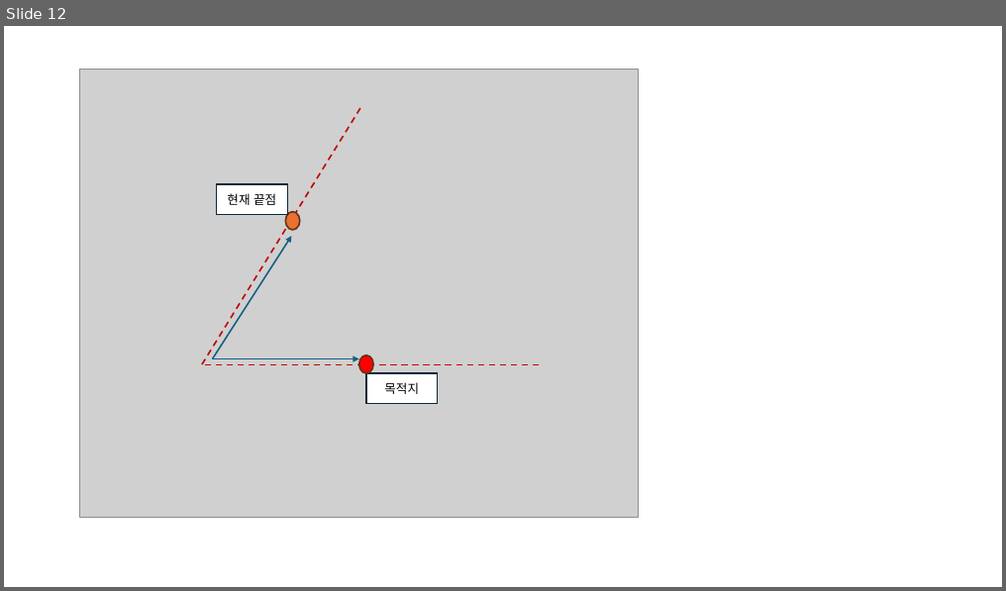
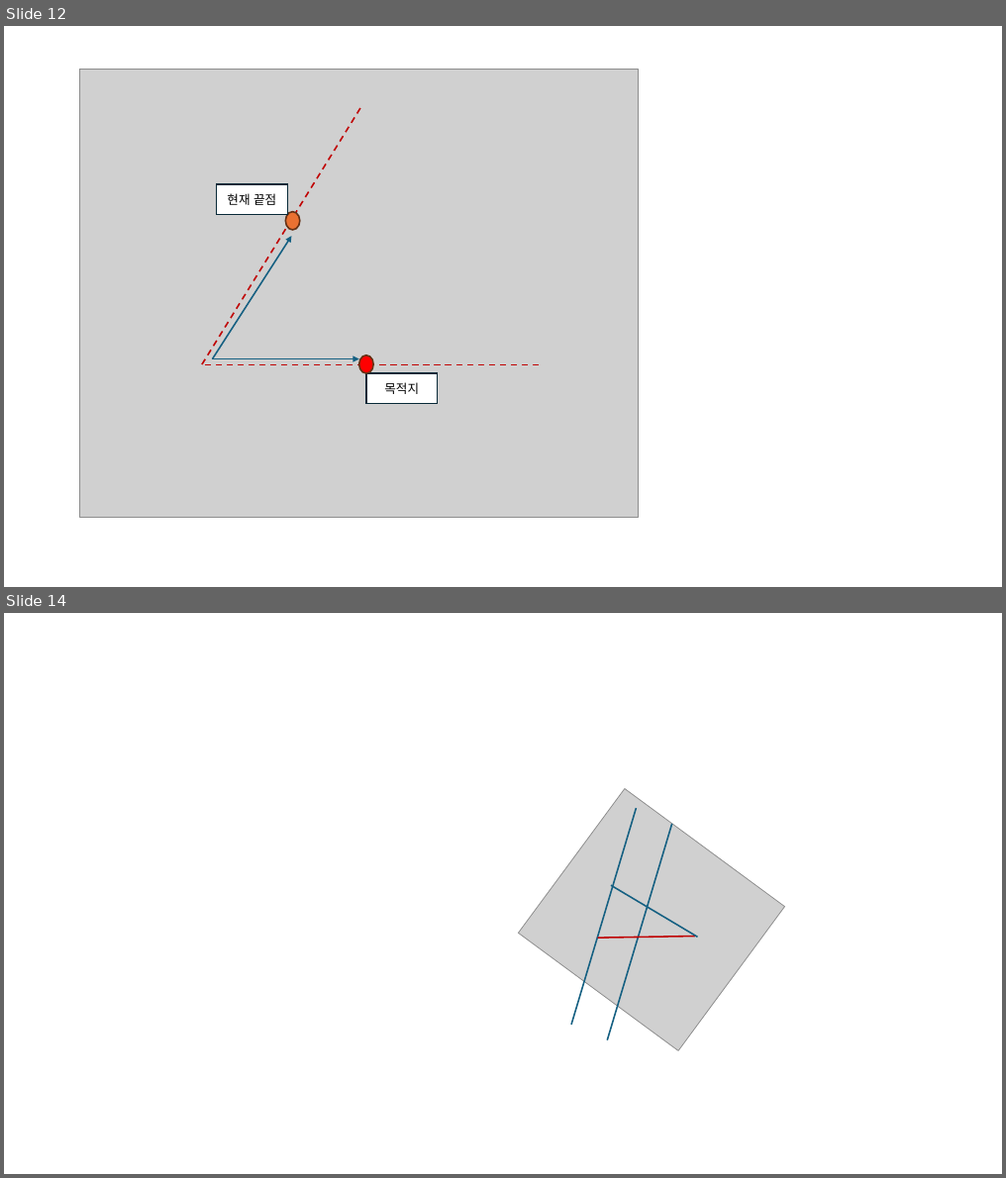
Before and after one commit to Naiery0/Winform_RobotArmUI, a slide deck: Control Design PPT.pptx. Shown one above the other, each under a label of ours: slide 12 before the commit, slides 12 and 14 after it; the slides between them are not shown. The pictures are 1006x591 and 1006x1178 pixels, drawn with LibreOffice and Linux fonts; fonts in the diff are those of the drawing; grey boxes stand for pictures. Boxes give left, top, right and bottom in pixels: in the first picture for what was removed or moved away, otherwise in the second. Text is boxed around its words. In the diff, an @@ line names an element or a change of style, - is before the commit and + after.

```diff
--- a/Control Design PPT.pptx
+++ b/Control Design PPT.pptx
@@ slide 14 added at box(4, 613, 1002, 1174), background #FFFFFF @@
@@ picture added at box(518, 788, 785, 1052) @@
@@ line added from (637, 808) to (571, 1025), #156082 1.5 pt @@
@@ line added from (672, 824) to (607, 1041), #156082 1.5 pt @@
@@ line added from (611, 885) to (698, 937), #156082 1.5 pt @@
@@ line added from (695, 937) to (598, 938), #C00000 1.5 pt @@
```
Also in this commit, not shown: 1 other slide added, 1 slide removed, 14 other files.
